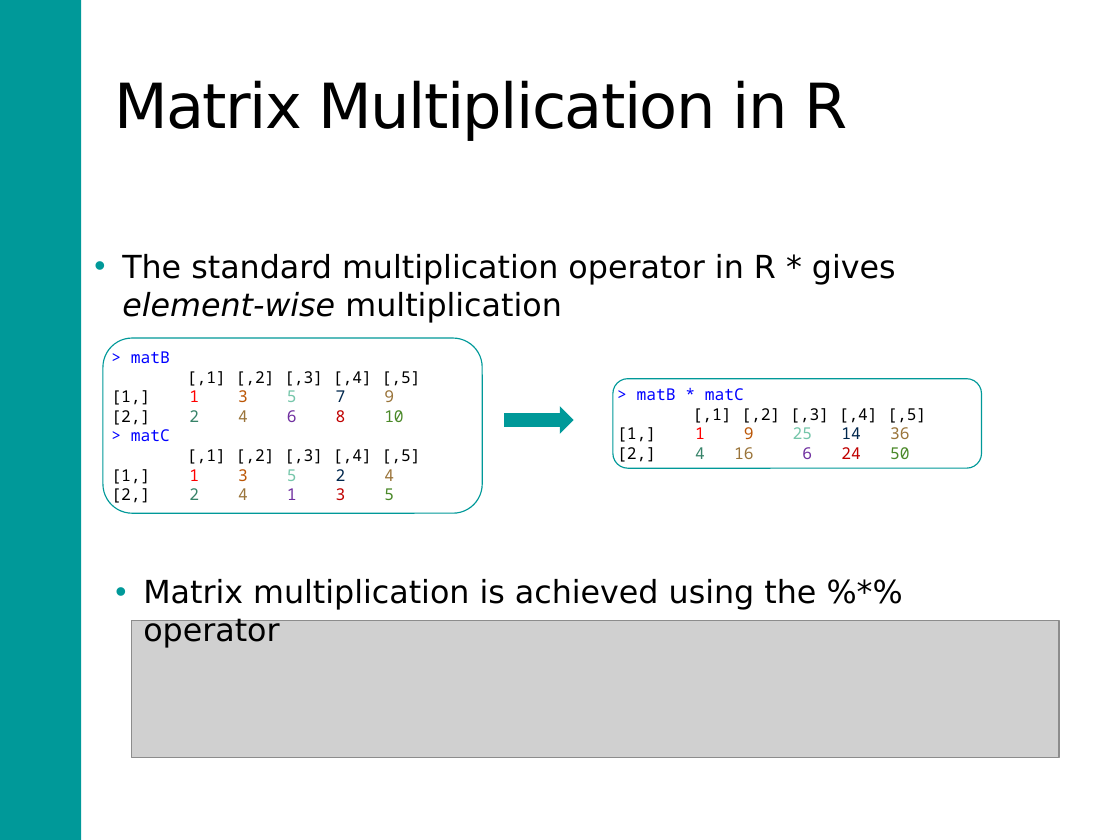
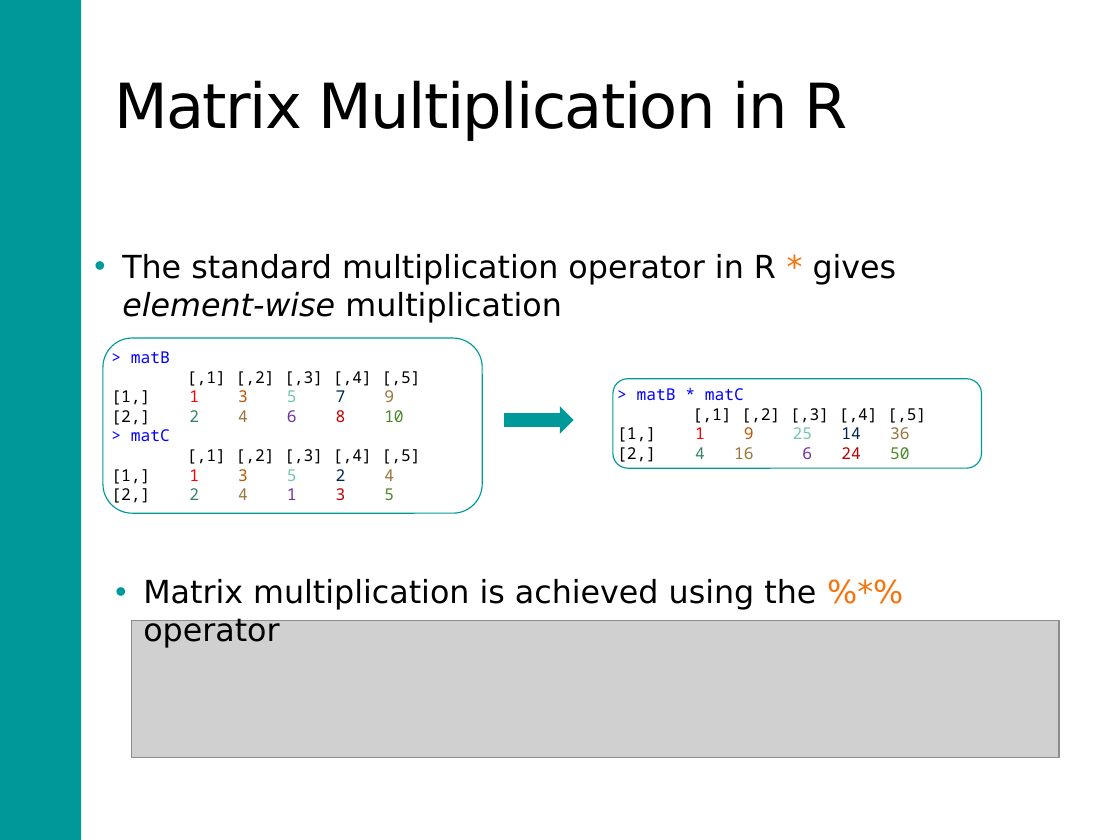
Before and after one commit to DARTH-git/Course-Modularization, a slide deck: slide 9 of static/Course_Modularization/Intro, general, packages/matrixAlgebraSlidesExtra.pptx. Drawn at 1120x840 pixels with LibreOffice and Linux fonts; fonts in the diff are those of the drawing; grey boxes stand for pictures. Boxes give left, top, right and bottom in pixels: in the first picture for what was removed or moved away, otherwise in the second. Text is boxed around its words. In the diff, an @@ line names an element or a change of style, - is before the commit and + after.

```diff
--- a/static/Course_Modularization/Intro, general, packages/matrixAlgebraSlidesExtra.pptx
+++ b/static/Course_Modularization/Intro, general, packages/matrixAlgebraSlidesExtra.pptx
@@ text "The standard multiplication operator in ..." at (122,254,897,323): text colour #000000 to #F7730B in "*" @@
@@ text "Matrix multiplication is achieved using ..." at (143,579,816,648): text colour #000000 to #F7730B in "%*%" @@
```
Also in this commit, not shown: 2 other slides changed, 1 slide removed, 4 other files.
